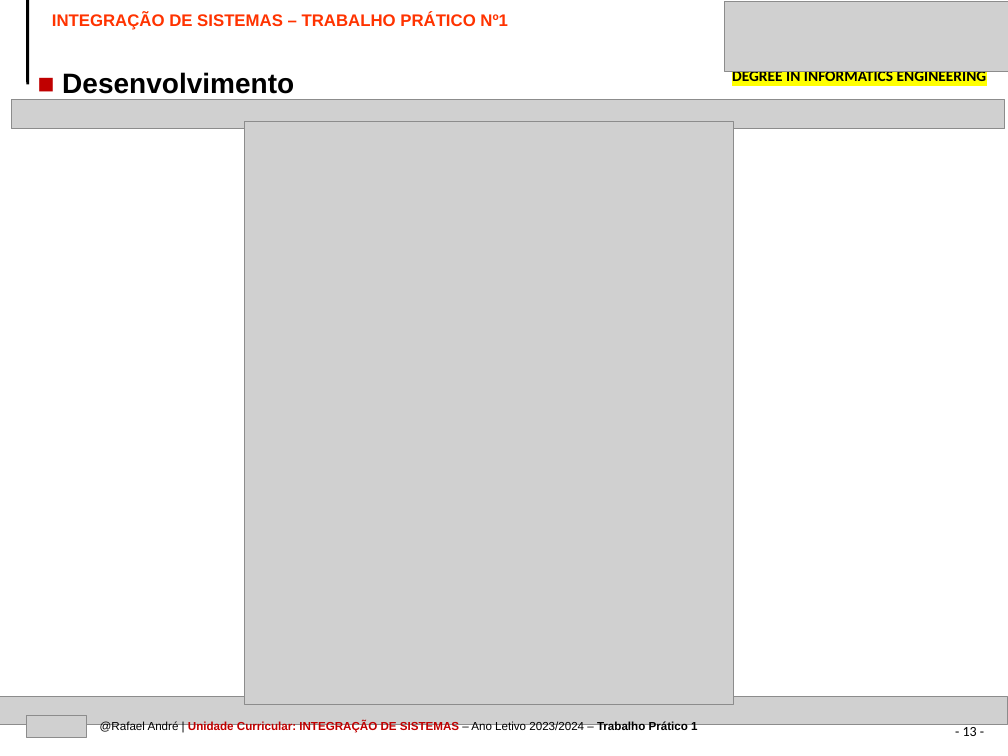
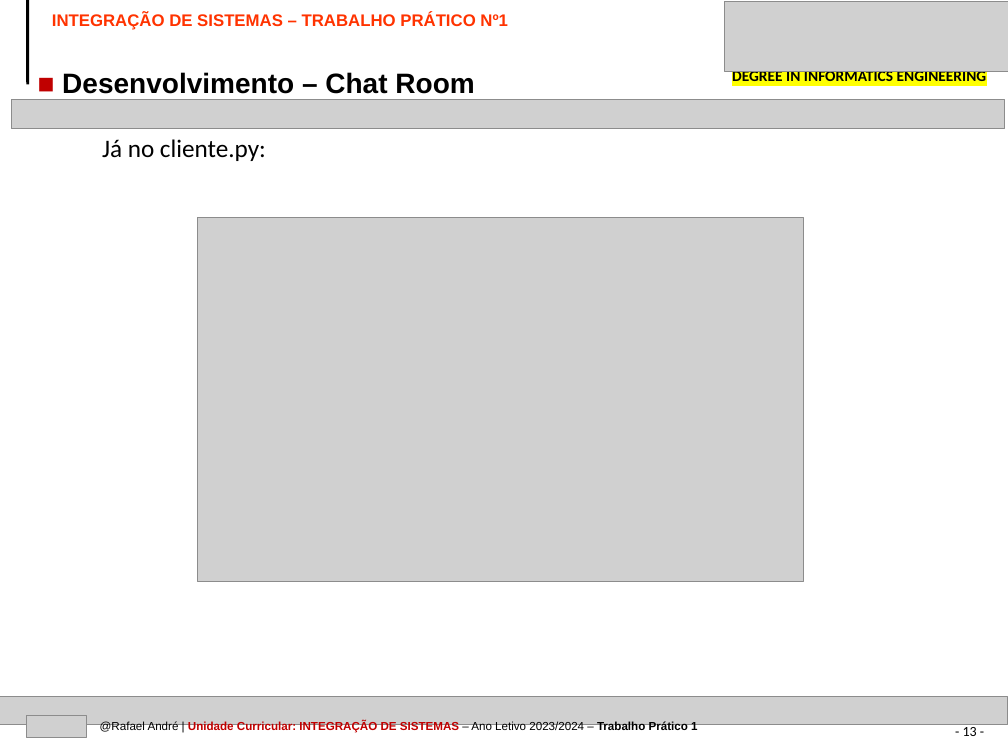
Before and after one commit to kromenz/Socket_Chat, a slide deck: slide 13 of IPVC-EI-TEMPLATE-PPT-IS-TRABALHO1.pptx. Drawn at 1008x756 pixels with LibreOffice and Linux fonts; fonts in the diff are those of the drawing; grey boxes stand for pictures. Boxes give left, top, right and bottom in pixels: in the first picture for what was removed or moved away, otherwise in the second. Text is boxed around its words. In the diff, an @@ line names an element or a change of style, - is before the commit and + after.

```diff
--- a/IPVC-EI-TEMPLATE-PPT-IS-TRABALHO1.pptx
+++ b/IPVC-EI-TEMPLATE-PPT-IS-TRABALHO1.pptx
@@ text at [62,72,474,94]: text changed @@
-■ Desenvolvimento
+■ Desenvolvimento – Chat Room
@@ text added at [102,139,266,161], 18 pt, text #000000 @@
+Já no cliente.py:
@@ picture: place and size @@
-picture at [245,121,734,705]
+picture at [198,218,803,582]
```
Also in this commit, not shown: 12 other slides changed, 3 slides added, 4 other files.
